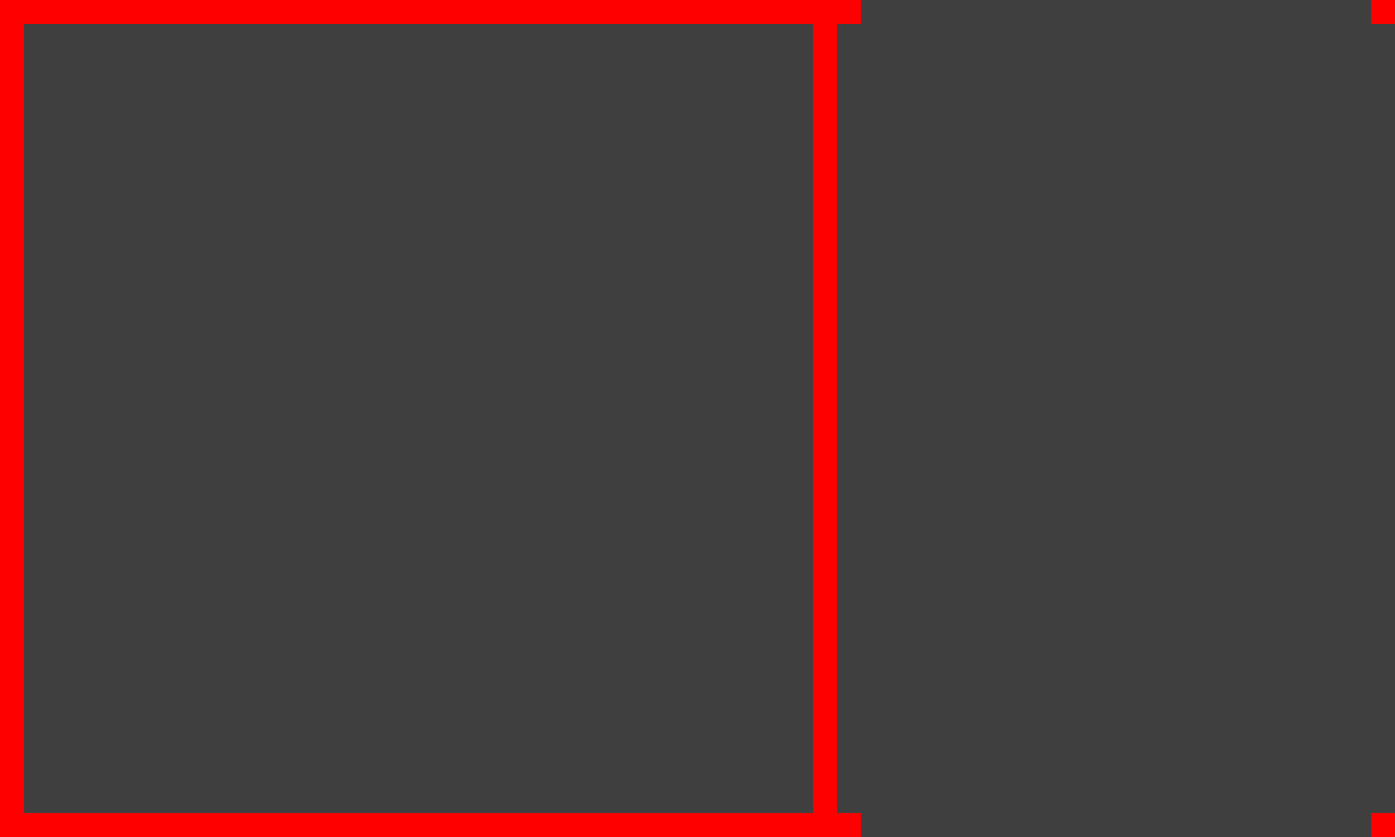
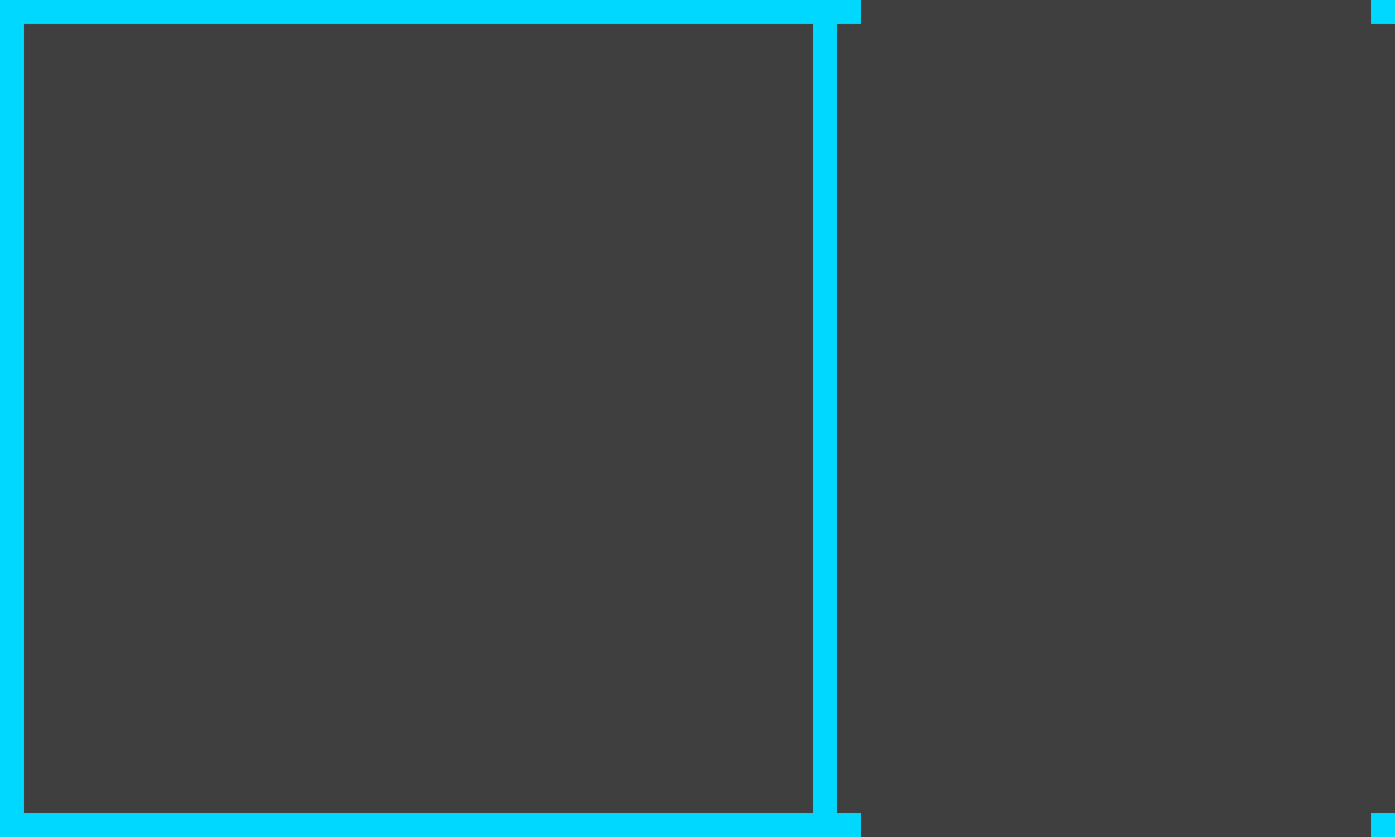
The second 1395 × 837 image is a revision of the first. Changes to its layers:
painted on "Rectangle 1 copy 4" over [0, 813, 838, 837]
painted on "Rectangle 1 copy 3" over [0, 0, 838, 24]
painted on "Rectangle 1 copy 2" over [0, 0, 838, 24]
painted on "Rectangle 2 copy 3" over [837, 813, 862, 837]
painted on "Rectangle 2 copy 2" over [1371, 813, 1395, 837]
painted on "Rectangle 2 copy" over [1371, 0, 1395, 24]
painted on "Rectangle 2" over [837, 0, 862, 24]
painted on "Rectangle 1 copy" over [813, 0, 838, 837]
painted on "Rectangle 1" over [0, 0, 24, 837]
